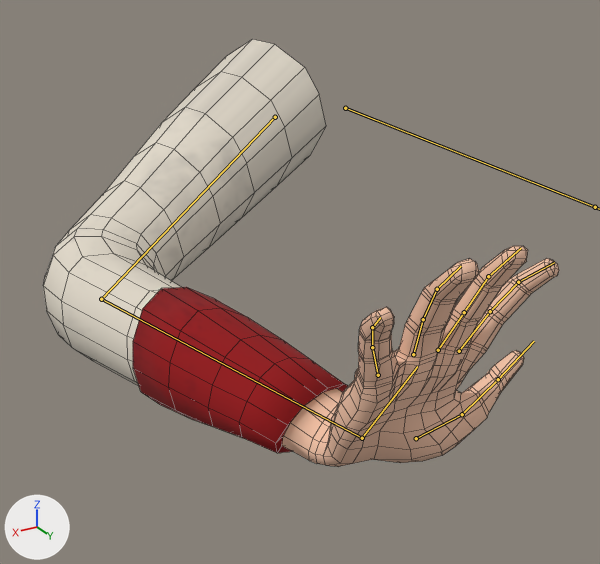
The FBX model Game/res/assets/models/Animation/Character/RightArm.fbx as it was, and as the next commit left it.
Rendered twice from a camera (50 mm lens) standing at (45.3, 68.4, 11.2) and looking at (14.4, 16.9, -14.6). Lighting does not change. The marker at lower left points along +X, +Y and +Z. Both versions are drawn at frame 129 of the action 'Armature|Pushing_A'; the numbers are the values there. The bones that bend it are drawn over the model as lines. Mesh edges are drawn as thin lines.
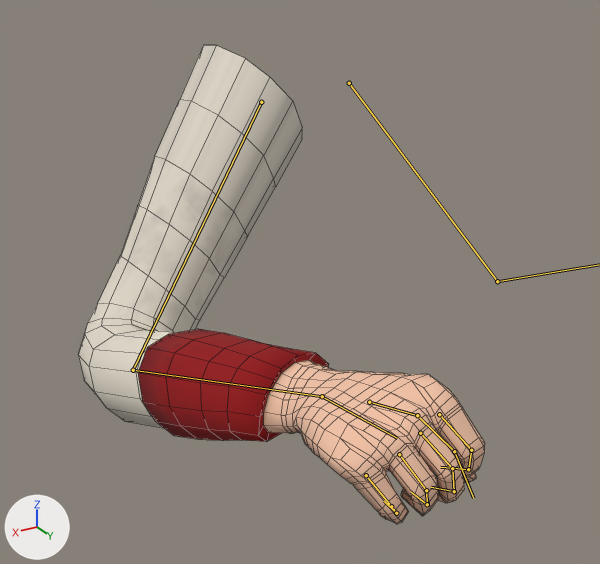
Location of each change, [x1, y1, x2, y2] in pixels of the pictures (600 x 564 px):
```json
{"object": "Cube", "change": "posed", "before": [43, 39, 559, 467], "after": [78, 46, 485, 524], "on screen": "21% narrower, 12% taller"}
{"bone": "R_UpperArm", "before": "(275, 117) to (101, 299)", "after": "(261, 102) to (133, 370)"}
{"bone": "R_Forearm", "before": "(101, 299) to (362, 438)", "after": "(133, 370) to (322, 396)"}
{"bone": "R_Hand", "before": "(362, 438) to (417, 366)", "after": "(322, 396) to (397, 438)"}
{"bone": "R_Thumb", "before": "(416, 438) to (462, 414)", "after": "(369, 402) to (417, 415)"}
{"bone": "R_Thumb.001", "before": "(462, 414) to (498, 379)", "after": "(417, 415) to (454, 451)"}
{"bone": "R_Thumb.002", "before": "(498, 379) to (534, 341)", "after": "(454, 451) to (473, 498)"}
{"bone": "R_Pointer", "before": "(459, 351) to (490, 311)", "after": "(439, 414) to (471, 450)"}
{"bone": "R_Pointer.001", "before": "(490, 311) to (518, 282)", "after": "(471, 450) to (468, 469)"}
{"bone": "R_Pointer.002", "before": "(518, 282) to (554, 262)", "after": "(468, 469) to (440, 467)"}
{"bone": "R_Middle", "before": "(438, 350) to (464, 312)", "after": "(420, 433) to (452, 468)"}
{"bone": "R_Middle.001", "before": "(464, 312) to (488, 276)", "after": "(452, 468) to (454, 491)"}
{"bone": "R_Middle.002", "before": "(488, 276) to (521, 248)", "after": "(454, 491) to (431, 487)"}
{"bone": "R_Ring", "before": "(413, 354) to (423, 319)", "after": "(399, 454) to (426, 490)"}
{"bone": "R_Ring.001", "before": "(423, 319) to (437, 289)", "after": "(426, 490) to (427, 504)"}
{"bone": "R_Ring.002", "before": "(437, 289) to (461, 266)", "after": "(427, 504) to (411, 492)"}
{"bone": "R_Pinky", "before": "(378, 375) to (372, 347)", "after": "(366, 475) to (391, 506)"}
{"bone": "R_Pinky.001", "before": "(372, 347) to (372, 327)", "after": "(391, 506) to (396, 513)"}
{"bone": "R_Pinky.002", "before": "(372, 327) to (380, 317)", "after": "(396, 513) to (384, 501)"}
```

Scene script edits in JSON lines:
```json
{"block": "bone_r_upperarm", "where": "bone_r_upperarm = bpy.data.objects['Armature'].pose.bones['R_UpperArm']"}
{"op": "set", "path": "bone_r_upperarm.location", "old": "(-3.14, 0.42, -2.56)", "new": "(-2.66, 0.0, -2.31)"}
{"op": "set", "path": "bone_r_upperarm.rotation_quaternion", "old": "(0.849, -0.125, -0.364, -0.362)", "new": "(0.942, -0.198, -0.1, -0.252)", "note": "degrees (4, -45, -48) -> degrees (-20, -17, -27)"}
{"block": "bone_r_forearm", "where": "bone_r_forearm = bpy.data.objects['Armature'].pose.bones['R_Forearm']  # child of 'R_UpperArm'"}
{"op": "set", "path": "bone_r_forearm.rotation_quaternion", "old": "(0.917, 0.327, -0.228, 0.01)", "new": "(0.867, 0.442, -0.227, 0.008)", "note": "degrees (41, -25, -8) -> degrees (57, -24, -12)"}
{"block": "bone_r_hand", "where": "bone_r_hand = bpy.data.objects['Armature'].pose.bones['R_Hand']  # child of 'R_Forearm'"}
{"op": "set", "path": "bone_r_hand.rotation_quaternion", "old": "(0.829, -0.101, -0.221, -0.504)", "new": "(0.962, -0.049, -0.258, 0.067)", "note": "degrees (4, -28, -63) -> degrees (-9, -29, 10)"}
{"block": "bone_r_thumb", "where": "bone_r_thumb = bpy.data.objects['Armature'].pose.bones['R_Thumb']  # child of 'R_Hand'"}
{"op": "set", "path": "bone_r_thumb.rotation_quaternion", "old": "(0.954, 0.215, 0.042, -0.204)", "new": "(0.998, -0.045, 0.012, 0.043)", "note": "degrees (23, 10, -22) -> degrees (-5, 2, 5)"}
{"block": "bone_r_thumb_001", "where": "bone_r_thumb_001 = bpy.data.objects['Armature'].pose.bones['R_Thumb.001']  # child of 'R_Thumb'"}
{"op": "set", "path": "bone_r_thumb_001.rotation_quaternion", "old": "(0.991, 0.011, 0.016, -0.136)", "new": "(0.978, -0.134, 0.035, 0.159)", "note": "degrees (1, 2, -16) -> degrees (-15, 6, 18)"}
{"block": "bone_r_thumb_002", "where": "bone_r_thumb_002 = bpy.data.objects['Armature'].pose.bones['R_Thumb.002']  # child of 'R_Thumb.001'"}
{"op": "set", "path": "bone_r_thumb_002.rotation_quaternion", "old": "(0.996, -0.002, -0.042, -0.075)", "new": "(0.99, -0.129, 0.045, -0.046)", "note": "degrees (0, -5, -9) -> degrees (-15, 4, -6)"}
{"block": "bone_r_pointer", "where": "bone_r_pointer = bpy.data.objects['Armature'].pose.bones['R_Pointer']  # child of 'R_Hand'"}
{"op": "set", "path": "bone_r_pointer.location", "old": "(0.09, -0.07, -0.01)", "new": "(0.0, 0.0, 0.0)"}
{"op": "set", "path": "bone_r_pointer.rotation_quaternion", "old": "(0.981, 0.103, 0.011, -0.163)", "new": "(0.896, 0.047, 0.03, 0.441)", "note": "degrees (11, 3, -19) -> degrees (6, 1, 53)"}
{"block": "bone_r_pointer_001", "where": "bone_r_pointer_001 = bpy.data.objects['Armature'].pose.bones['R_Pointer.001']  # child of 'R_Pointer'"}
{"op": "set", "path": "bone_r_pointer_001.rotation_quaternion", "old": "(1.0, 0.0, 0.0, 0.0)", "new": "(0.872, 0.162, -0.005, 0.461)", "note": "degrees (0, 0, 0) -> degrees (16, -9, 54)"}
{"block": "bone_r_pointer_002", "where": "bone_r_pointer_002 = bpy.data.objects['Armature'].pose.bones['R_Pointer.002']  # child of 'R_Pointer.001'"}
{"op": "set", "path": "bone_r_pointer_002.rotation_quaternion", "old": "(0.993, 0.0, 0.0, 0.114)", "new": "(0.923, 0.024, 0.002, 0.383)", "note": "degrees (0, 0, 13) -> degrees (3, -1, 45)"}
{"block": "bone_r_middle", "where": "bone_r_middle = bpy.data.objects['Armature'].pose.bones['R_Middle']  # child of 'R_Hand'"}
{"op": "set", "path": "bone_r_middle.location", "old": "(0.03, -0.01, 0.0)", "new": "(0.0, 0.0, 0.0)"}
{"op": "set", "path": "bone_r_middle.rotation_quaternion", "old": "(0.993, 0.0, 0.0, -0.121)", "new": "(0.913, 0.027, 0.023, 0.406)", "note": "degrees (0, 0, -14) -> degrees (4, 1, 48)"}
{"block": "bone_r_middle_001", "where": "bone_r_middle_001 = bpy.data.objects['Armature'].pose.bones['R_Middle.001']  # child of 'R_Middle'"}
{"op": "set", "path": "bone_r_middle_001.rotation_quaternion", "old": "(1.0, 0.0, 0.0, 0.0)", "new": "(0.887, 0.087, 0.012, 0.454)", "note": "degrees (0, 0, 0) -> degrees (10, -3, 54)"}
{"block": "bone_r_middle_002", "where": "bone_r_middle_002 = bpy.data.objects['Armature'].pose.bones['R_Middle.002']  # child of 'R_Middle.001'"}
{"op": "set", "path": "bone_r_middle_002.rotation_quaternion", "old": "(0.993, 0.0, 0.0, 0.114)", "new": "(0.914, 0.06, 0.003, 0.401)", "note": "degrees (0, 0, 13) -> degrees (6, -3, 47)"}
{"block": "bone_r_ring", "where": "bone_r_ring = bpy.data.objects['Armature'].pose.bones['R_Ring']  # child of 'R_Hand'"}
{"op": "set", "path": "bone_r_ring.location", "old": "(0.04, 0.0, 0.0)", "new": "(0.0, 0.0, 0.0)"}
{"op": "set", "path": "bone_r_ring.rotation_quaternion", "old": "(0.992, -0.045, -0.005, -0.118)", "new": "(0.89, 0.008, -0.011, 0.455)", "note": "degrees (-5, -1, -14) -> degrees (0, -2, 54)"}
{"block": "bone_r_ring_001", "where": "bone_r_ring_001 = bpy.data.objects['Armature'].pose.bones['R_Ring.001']  # child of 'R_Ring'"}
{"op": "set", "path": "bone_r_ring_001.rotation_quaternion", "old": "(1.0, 0.0, 0.0, 0.0)", "new": "(0.885, 0.075, -0.02, 0.459)", "note": "degrees (0, 0, 0) -> degrees (7, -6, 54)"}
{"block": "bone_r_ring_002", "where": "bone_r_ring_002 = bpy.data.objects['Armature'].pose.bones['R_Ring.002']  # child of 'R_Ring.001'"}
{"op": "set", "path": "bone_r_ring_002.rotation_quaternion", "old": "(0.993, 0.0, 0.0, 0.114)", "new": "(0.931, 0.086, -0.004, 0.356)", "note": "degrees (0, 0, 13) -> degrees (9, -4, 42)"}
{"block": "bone_r_pinky", "where": "bone_r_pinky = bpy.data.objects['Armature'].pose.bones['R_Pinky']  # child of 'R_Hand'"}
{"op": "set", "path": "bone_r_pinky.location", "old": "(0.07, -0.02, 0.01)", "new": "(0.0, 0.0, 0.0)"}
{"op": "set", "path": "bone_r_pinky.rotation_quaternion", "old": "(0.978, -0.157, -0.024, -0.132)", "new": "(0.854, 0.005, -0.02, 0.519)", "note": "degrees (-18, -5, -15) -> degrees (-1, -2, 63)"}
{"block": "bone_r_pinky_001", "where": "bone_r_pinky_001 = bpy.data.objects['Armature'].pose.bones['R_Pinky.001']  # child of 'R_Pinky'"}
{"op": "set", "path": "bone_r_pinky_001.rotation_quaternion", "old": "(1.0, 0.0, 0.0, 0.0)", "new": "(0.903, 0.162, -0.007, 0.398)", "note": "degrees (0, 0, 0) -> degrees (17, -8, 46)"}
{"block": "bone_r_pinky_002", "where": "bone_r_pinky_002 = bpy.data.objects['Armature'].pose.bones['R_Pinky.002']  # child of 'R_Pinky.001'"}
{"op": "set", "path": "bone_r_pinky_002.rotation_quaternion", "old": "(0.993, 0.0, 0.0, 0.114)", "new": "(0.931, 0.137, -0.003, 0.338)", "note": "degrees (0, 0, 13) -> degrees (15, -6, 39)"}
```
